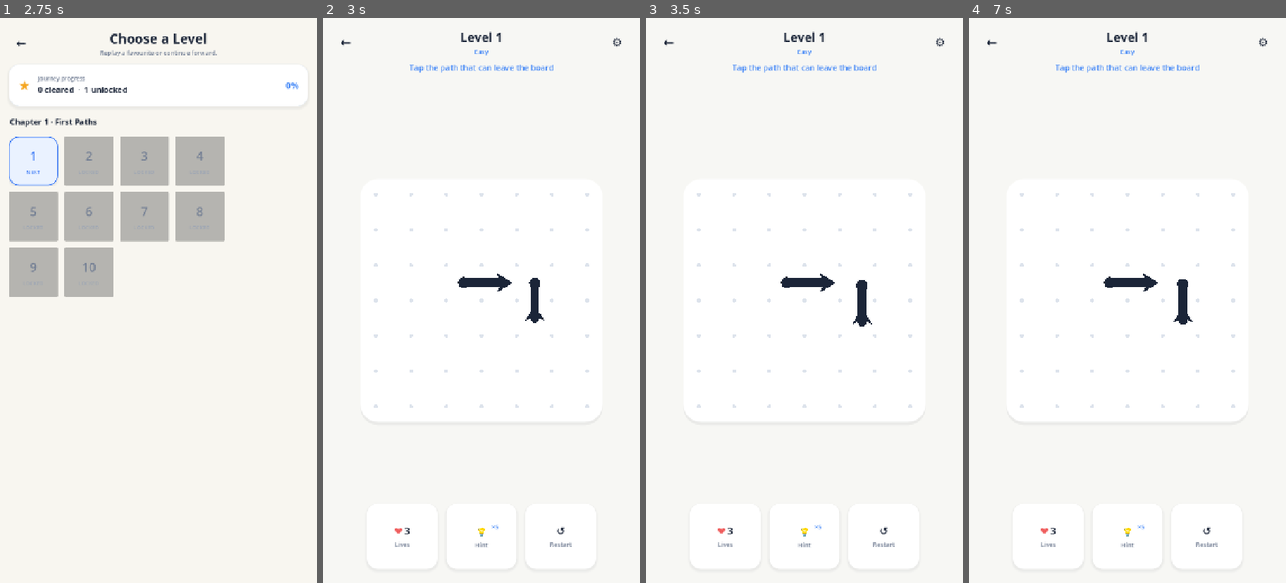
Above: before the commit, frames 1-4 (left to right).
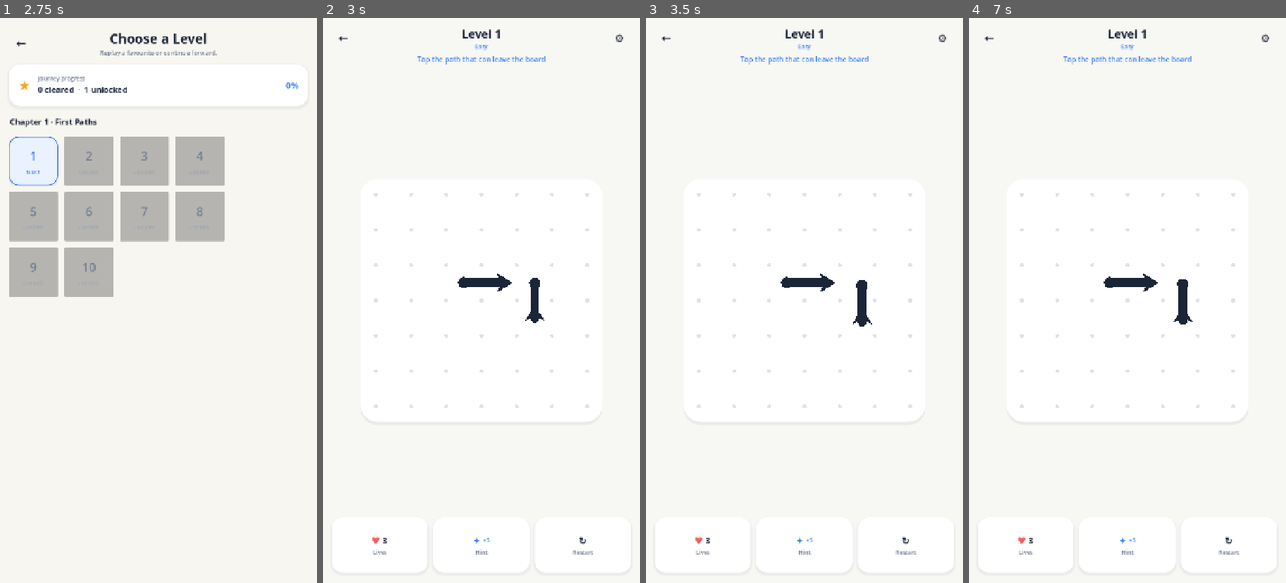
Above: after the commit, the same moments.

Repository: arvindgaikwad/Pathbreak
Game: Godot game, scene res://scenes/MainMenu.tscn
Two runs of this game, one before a commit and one after it. Both use one fixed random seed, a clock stepped at 60 frames per second and the inputs below.
Inputs (mouse positions are in pixels of both pictures, inside the frame that each line leads up to):
- Up to frame 1 (2.75 s): click "Start Journey" at 0.5 s; click "←" at 1.25 s; click "Start Journey" at 2 s
- Up to frame 2 (3 s): click (357, 159) at 2.75 s
- Up to frame 3 (3.5 s): no input
- Up to frame 4 (7 s): click "←" at 3.5 s; click "Choose Level" at 4.25 s; click "←" at 5 s; click "Choose Level" at 5.75 s; click (1003, 159) at 6.5 s

Frame 1 is identical in both runs. In frame 2, 1.2% of the frame differs, in the area x 4-95%, y 2-95%; in frame 3, 1.2%; in frame 4, 1.2%.

Commit message:
Refine the gameplay HUD for smaller screens

Diff:
--- a/scenes/game/hud.tscn
+++ b/scenes/game/hud.tscn
@@ -10,7 +10,7 @@
 layout_mode = 3
 anchors_preset = 10
 anchor_right = 1.0
-offset_bottom = 180.0
+offset_bottom = 156.0
 grow_horizontal = 2
 
 [node name="Margin" type="MarginContainer" parent="TopBar"]
@@ -20,36 +20,36 @@
 anchor_bottom = 1.0
 grow_horizontal = 2
 grow_vertical = 2
-theme_override_constants/margin_left = 24
-theme_override_constants/margin_top = 24
-theme_override_constants/margin_right = 24
+theme_override_constants/margin_left = 20
+theme_override_constants/margin_top = 18
+theme_override_constants/margin_right = 20
 
 [node name="VBox" type="VBoxContainer" parent="TopBar/Margin"]
 layout_mode = 2
-theme_override_constants/separation = 12
+theme_override_constants/separation = 8
 
 [node name="TopRow" type="HBoxContainer" parent="TopBar/Margin/VBox"]
 layout_mode = 2
 alignment = 1
 
 [node name="BackButton" type="Button" parent="TopBar/Margin/VBox/TopRow"]
-custom_minimum_size = Vector2(56, 56)
-layout_mode = 2
-theme_override_colors/font_color = Color(0.106, 0.145, 0.22, 1)
-theme_override_font_sizes/font_size = 30
+custom_minimum_size = Vector2(52, 52)
+layout_mode = 2
+theme_override_colors/font_color = Color(0.106, 0.145, 0.22, 1)
+theme_override_font_sizes/font_size = 26
 text = "←"
 flat = true
 
 [node name="HeaderBox" type="VBoxContainer" parent="TopBar/Margin/VBox/TopRow"]
 layout_mode = 2
 size_flags_horizontal = 3
-theme_override_constants/separation = 4
+theme_override_constants/separation = 2
 alignment = 1
 
 [node name="LevelTitle" type="Label" parent="TopBar/Margin/VBox/TopRow/HeaderBox"]
 layout_mode = 2
 theme_override_colors/font_color = Color(0.106, 0.145, 0.22, 1)
-theme_override_font_sizes/font_size = 28
+theme_override_font_sizes/font_size = 26
 theme_override_fonts/font = ExtResource("2_1")
 text = "Level 1"
 horizontal_alignment = 1
@@ -60,22 +60,22 @@
 [node name="DiffLabel" type="Label" parent="TopBar/Margin/VBox/TopRow/HeaderBox/DifficultyPill"]
 layout_mode = 2
 theme_override_colors/font_color = Color(0.231, 0.51, 0.965, 1)
-theme_override_font_sizes/font_size = 14
-text = "Normal"
+theme_override_font_sizes/font_size = 13
+text = "Easy"
 horizontal_alignment = 1
 
 [node name="SettingsButton" type="Button" parent="TopBar/Margin/VBox/TopRow"]
-custom_minimum_size = Vector2(56, 56)
-layout_mode = 2
-theme_override_colors/font_color = Color(0.106, 0.145, 0.22, 1)
-theme_override_font_sizes/font_size = 26
+custom_minimum_size = Vector2(52, 52)
+layout_mode = 2
+theme_override_colors/font_color = Color(0.106, 0.145, 0.22, 1)
+theme_override_font_sizes/font_size = 24
 text = "⚙"
 flat = true
 
 [node name="SubtitleLabel" type="Label" parent="TopBar/Margin/VBox"]
 layout_mode = 2
 theme_override_colors/font_color = Color(0.443, 0.49, 0.576, 1)
-theme_override_font_sizes/font_size = 18
+theme_override_font_sizes/font_size = 16
 text = "Clear all paths"
 horizontal_alignment = 1
 
@@ -85,7 +85,7 @@
 anchor_top = 1.0
 anchor_right = 1.0
 anchor_bottom = 1.0
-offset_top = -180.0
+offset_top = -148.0
 grow_horizontal = 2
 grow_vertical = 0
 
@@ -96,121 +96,107 @@
 anchor_bottom = 1.0
 grow_horizontal = 2
 grow_vertical = 2
-theme_override_constants/margin_left = 24
-theme_override_constants/margin_right = 24
-theme_override_constants/margin_bottom = 32
+theme_override_constants/margin_left = 20
+theme_override_constants/margin_right = 20
+theme_override_constants/margin_bottom = 24
 
 [node name="HBox" type="HBoxContainer" parent="BottomBar/Margin"]
 layout_mode = 2
-theme_override_constants/separation = 20
+theme_override_constants/separation = 12
 alignment = 1
 
 [node name="LivesCard" type="PanelContainer" parent="BottomBar/Margin/HBox"]
-custom_minimum_size = Vector2(160, 100)
-layout_mode = 2
-mouse_filter = 0
+custom_minimum_size = Vector2(112, 88)
+layout_mode = 2
+size_flags_horizontal = 3
+mouse_filter = 2
 
 [node name="VBox" type="VBoxContainer" parent="BottomBar/Margin/HBox/LivesCard"]
 layout_mode = 2
+theme_override_constants/separation = 3
 alignment = 1
 
 [node name="IconBox" type="HBoxContainer" parent="BottomBar/Margin/HBox/LivesCard/VBox"]
 layout_mode = 2
+theme_override_constants/separation = 5
 alignment = 1
 
 [node name="HeartIcon" type="Label" parent="BottomBar/Margin/HBox/LivesCard/VBox/IconBox"]
 layout_mode = 2
 theme_override_colors/font_color = Color(0.937, 0.357, 0.357, 1)
-theme_override_font_sizes/font_size = 24
-text = "❤️"
+theme_override_font_sizes/font_size = 22
+text = "♥"
 
 [node name="CountLabel" type="Label" parent="BottomBar/Margin/HBox/LivesCard/VBox/IconBox"]
 layout_mode = 2
 theme_override_colors/font_color = Color(0.106, 0.145, 0.22, 1)
-theme_override_font_sizes/font_size = 22
+theme_override_font_sizes/font_size = 20
 theme_override_fonts/font = ExtResource("2_1")
 text = "3"
 
 [node name="TitleLabel" type="Label" parent="BottomBar/Margin/HBox/LivesCard/VBox"]
 layout_mode = 2
 theme_override_colors/font_color = Color(0.443, 0.49, 0.576, 1)
+theme_override_font_sizes/font_size = 13
+text = "Lives"
+horizontal_alignment = 1
+
+[node name="HintCard" type="PanelContainer" parent="BottomBar/Margin/HBox"]
+custom_minimum_size = Vector2(112, 88)
+layout_mode = 2
+size_flags_horizontal = 3
+mouse_filter = 0
+
+[node name="VBox" type="VBoxContainer" parent="BottomBar/Margin/HBox/HintCard"]
+layout_mode = 2
+theme_override_constants/separation = 3
+alignment = 1
+
+[node name="IconBox" type="HBoxContainer" parent="BottomBar/Margin/HBox/HintCard/VBox"]
+layout_mode = 2
+theme_override_constants/separation = 5
+alignment = 1
+
+[node name="HintIcon" type="Label" parent="BottomBar/Margin/HBox/HintCard/VBox/IconBox"]
+layout_mode = 2
+theme_override_colors/font_color = Color(0.231, 0.51, 0.965, 1)
+theme_override_font_sizes/font_size = 22
+text = "✦"
+
+[node name="BadgeLabel" type="Label" parent="BottomBar/Margin/HBox/HintCard/VBox/IconBox"]
+layout_mode = 2
+theme_override_colors/font_color = Color(0.231, 0.51, 0.965, 1)
 theme_override_font_sizes/font_size = 14
-text = "Lives"
-horizontal_alignment = 1
-
-[node name="HintCard" type="PanelContainer" parent="BottomBar/Margin/HBox"]
-custom_minimum_size = Vector2(160, 100)
-layout_mode = 2
+text = "×5"
+
+[node name="TitleLabel" type="Label" parent="BottomBar/Margin/HBox/HintCard/VBox"]
+layout_mode = 2
+theme_override_colors/font_color = Color(0.443, 0.49, 0.576, 1)
+theme_override_font_sizes/font_size = 13
+text = "Hint"
+horizontal_alignment = 1
+
+[node name="RestartCard" type="PanelContainer" parent="BottomBar/Margin/HBox"]
+custom_minimum_size = Vector2(112, 88)
+layout_mode = 2
+size_flags_horizontal = 3
 mouse_filter = 0
 
-[node name="VBox" type="VBoxContainer" parent="BottomBar/Margin/HBox/HintCard"]
-layout_mode = 2
-alignment = 1
-
-[node name="IconBox" type="Control" parent="BottomBar/Margin/HBox/HintCard/VBox"]
-custom_minimum_size = Vector2(0, 36)
-layout_mode = 2
-
-[node name="HintIcon" type="Label" parent="BottomBar/Margin/HBox/HintCard/VBox/IconBox"]
-layout_mode = 1
-anchors_preset = 8
-anchor_left = 0.5
-anchor_top = 0.5
-anchor_right = 0.5
-anchor_bottom = 0.5
-offset_left = -16.0
-offset_top = -18.0
-offset_right = 16.0
-offset_bottom = 18.0
-grow_horizontal = 2
-grow_vertical = 2
-theme_override_font_sizes/font_size = 24
-text = "💡"
-horizontal_alignment = 1
-vertical_alignment = 1
-
-[node name="BadgeLabel" type="Label" parent="BottomBar/Margin/HBox/HintCard/VBox/IconBox"]
-layout_mode = 1
-anchors_preset = 1
-anchor_left = 1.0
-anchor_right = 1.0
-offset_left = -60.0
-offset_top = -2.0
-offset_right = -38.0
-offset_bottom = 20.0
-grow_horizontal = 0
-theme_override_colors/font_color = Color(1, 1, 1, 1)
-theme_override_font_sizes/font_size = 12
-text = "2"
-horizontal_alignment = 1
-vertical_alignment = 1
-
-[node name="TitleLabel" type="Label" parent="BottomBar/Margin/HBox/HintCard/VBox"]
-layout_mode = 2
-theme_override_colors/font_color = Color(0.443, 0.49, 0.576, 1)
-theme_override_font_sizes/font_size = 14
-text = "Hint"
-horizontal_alignment = 1
-
-[node name="RestartCard" type="PanelContainer" parent="BottomBar/Margin/HBox"]
-custom_minimum_size = Vector2(160, 100)
-layout_mode = 2
-mouse_filter = 0
-
 [node name="VBox" type="VBoxContainer" parent="BottomBar/Margin/HBox/RestartCard"]
 layout_mode = 2
+theme_override_constants/separation = 3
 alignment = 1
 
 [node name="RestartIcon" type="Label" parent="BottomBar/Margin/HBox/RestartCard/VBox"]
 layout_mode = 2
 theme_override_colors/font_color = Color(0.106, 0.145, 0.22, 1)
-theme_override_font_sizes/font_size = 24
-text = "↺"
+theme_override_font_sizes/font_size = 22
+text = "↻"
 horizontal_alignment = 1
 
 [node name="TitleLabel" type="Label" parent="BottomBar/Margin/HBox/RestartCard/VBox"]
 layout_mode = 2
 theme_override_colors/font_color = Color(0.443, 0.49, 0.576, 1)
-theme_override_font_sizes/font_size = 14
+theme_override_font_sizes/font_size = 13
 text = "Restart"
 horizontal_alignment = 1
